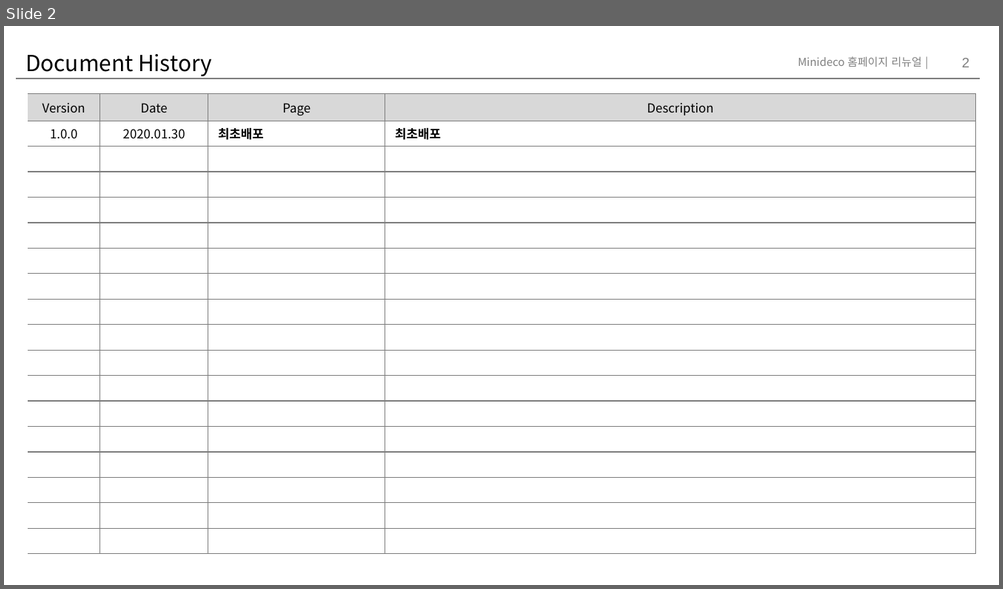
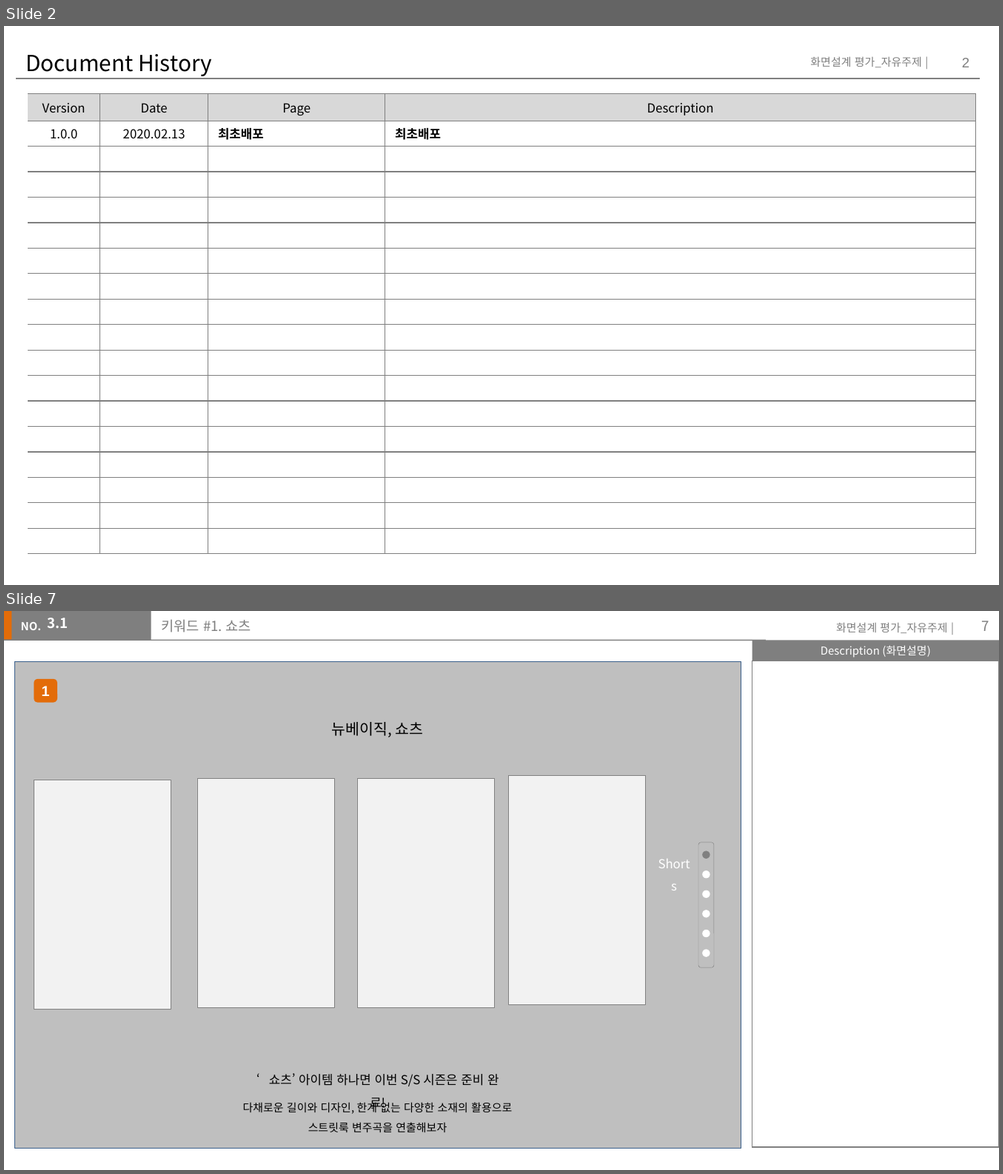
Before and after one commit to chaemilee9012/TIL2020, a slide deck: assignment/storyboard/이채미.pptx. Shown one above the other, each under a label of ours: slide 2 before the commit, slides 2 and 7 after it; the slides between them are not shown. The pictures are 1003x589 and 1003x1174 pixels, drawn with LibreOffice and Linux fonts; fonts in the diff are those of the drawing. Boxes give left, top, right and bottom in pixels: in the first picture for what was removed or moved away, otherwise in the second. Text is boxed around its words. In the diff, an @@ line names an element or a change of style, - is before the commit and + after.

```diff
--- a/assignment/storyboard/이채미.pptx
+++ b/assignment/storyboard/이채미.pptx
@@ slide 7 added at (x1=4, y1=611, x2=999, y2=1170), background #FFFFFF @@
@@ rectangle added at (x1=4, y1=611, x2=15, y2=640), fill #E36C09 @@
@@ rectangle added at (x1=12, y1=611, x2=151, y2=640), fill #7F7F7F @@
@@ text added at (x1=21, y1=622, x2=42, y2=630), 8 pt, text #FFFFFF, bold @@
+NO.
@@ text added at (x1=48, y1=618, x2=68, y2=628), 10 pt, text #FFFFFF, bold @@
+3.1
@@ title added at (x1=162, y1=619, x2=250, y2=632), 10 pt, text #7F7F7F @@
+키워드 #1. 쇼츠
@@ text added at (x1=836, y1=622, x2=947, y2=633), 8 pt, text #7F7F7F @@
+화면설계 평가_자유주제 |
@@ page number added at (x1=981, y1=621, x2=988, y2=631), 10 pt, text #7F7F7F @@
+7
@@ line added from (4, 640) to (766, 640), #7F7F7F 0.75 pt @@
@@ rectangle added at (x1=752, y1=640, x2=999, y2=661), fill #7F7F7F, 8 pt, text #FFFFFF @@
+Description (화면설명)
@@ rectangle added at (x1=14, y1=662, x2=740, y2=1149), fill #BFBFBF, outline #3A5F8C 0.25 pt @@
@@ rectangle added at (x1=752, y1=661, x2=999, y2=1147), outline #7F7F7F 0.75 pt @@
@@ rounded rectangle added at (x1=34, y1=678, x2=58, y2=703), fill #E36C09, 10.5 pt, text #FFFFFF, bold @@
+1
@@ text added at (x1=332, y1=722, x2=424, y2=738), 11 pt, text #000000 @@
+뉴베이직, 쇼츠
@@ rectangle added at (x1=34, y1=779, x2=171, y2=1009), fill #F2F2F2, outline #808080 0.25 pt @@
@@ rectangle added at (x1=197, y1=779, x2=334, y2=1009), fill #F2F2F2, outline #808080 0.25 pt @@
@@ rectangle added at (x1=357, y1=779, x2=495, y2=1009), fill #F2F2F2, outline #808080 0.25 pt @@
@@ rectangle added at (x1=508, y1=776, x2=646, y2=1006), fill #F2F2F2, outline #808080 0.25 pt @@
@@ rounded rectangle added at (x1=698, y1=843, x2=714, y2=968), fill #BFBFBF, outline #808080 0.25 pt @@
@@ ellipse added at (x1=702, y1=851, x2=710, y2=859), fill #808080 @@
@@ text added at (x1=646, y1=857, x2=702, y2=886), 9 pt, text #FFFFFF @@
+Shorts
@@ ellipse added at (x1=702, y1=871, x2=710, y2=879), fill #FFFFFF @@
@@ ellipse added at (x1=702, y1=891, x2=710, y2=898), fill #FFFFFF @@
@@ ellipse added at (x1=702, y1=911, x2=710, y2=918), fill #FFFFFF @@
@@ ellipse added at (x1=702, y1=930, x2=710, y2=938), fill #FFFFFF @@
@@ ellipse added at (x1=702, y1=949, x2=710, y2=957), fill #FFFFFF @@
@@ text added at (x1=269, y1=1073, x2=498, y2=1087), 9 pt, text #000000 @@
+‘쇼츠’ 아이템 하나면 이번 S/S 시즌은 준비 완료!
@@ text added at (x1=243, y1=1101, x2=447, y2=1133), 8 pt, text #000000 @@
+다채로운 길이와 디자인, 한계 없는 다양한 소재의 활용으로
+스트릿룩 변주곡을 연출해보자
@@ slide 2 changed as well @@
@@ text at (x1=810, y1=56, x2=922, y2=67): text changed @@
-Minideco 홈페이지 리뉴얼 |
+화면설계 평가_자유주제 |
@@ table at (x1=28, y1=93, x2=976, y2=554) @@
-row 2, column 2: 2020.01.30
+row 2, column 2: 2020.02.13
```
Also in this commit, not shown: 3 other slides changed, 4 other slides added, 16 slides removed, 13 other files.
